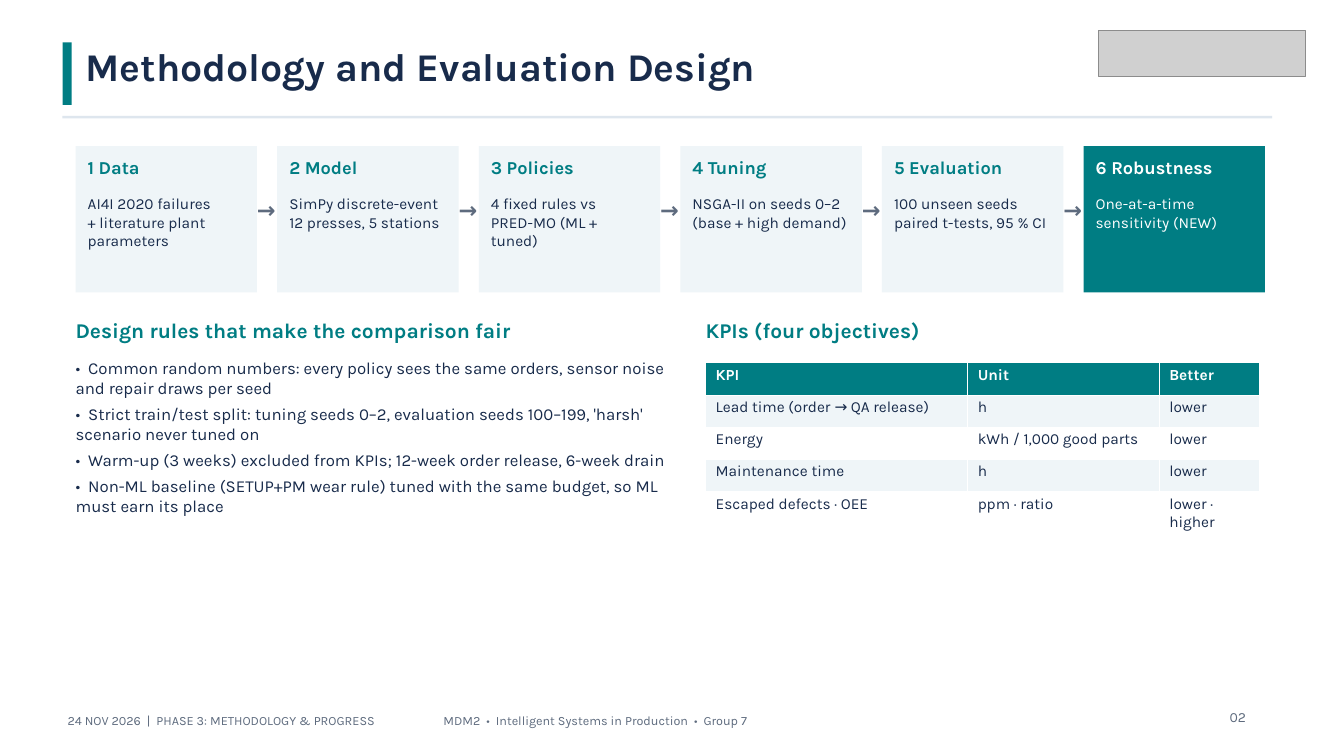
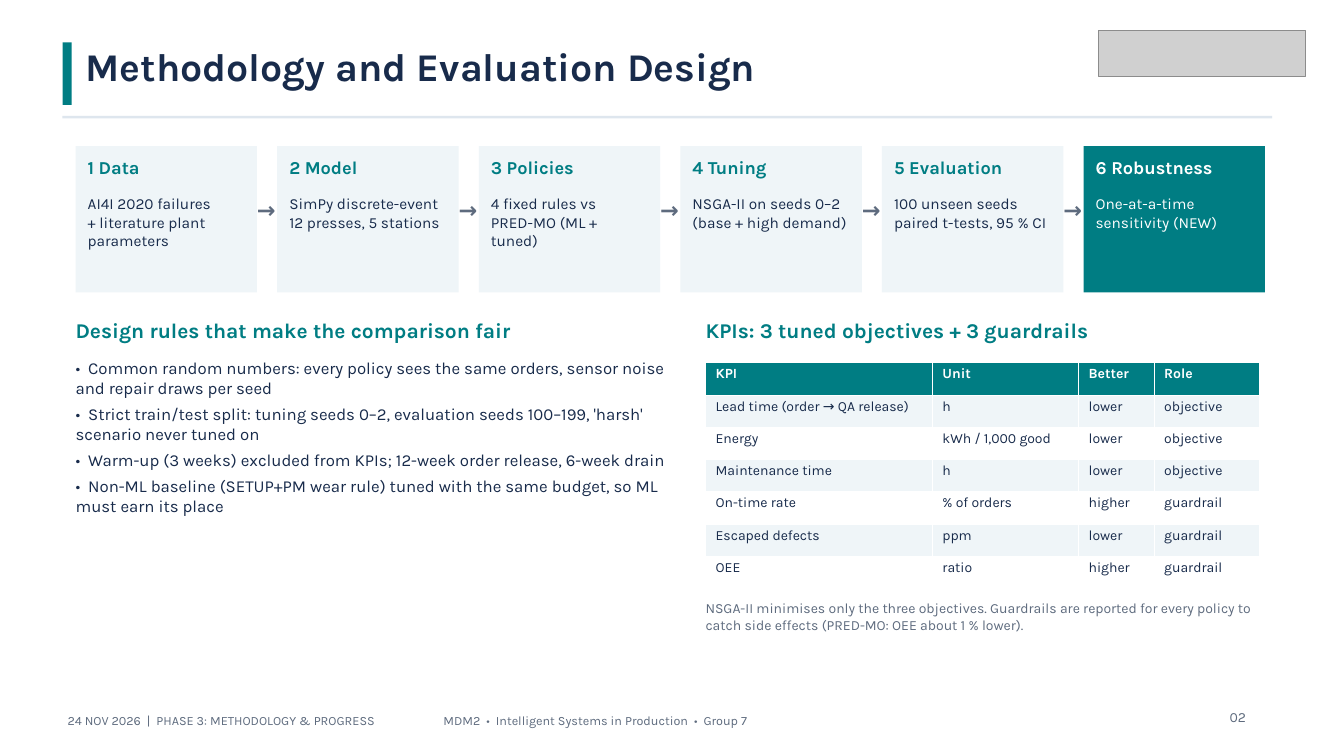
Before and after one commit to MaheshBhushan/Case-Study-Intelligent-Systems, a slide deck: slide 2 of Progress_Presentation_Phase3_Gerresheimer_Pfreimd.pptx. Drawn at 1344x756 pixels with LibreOffice and Linux fonts; fonts in the diff are those of the drawing; grey boxes stand for pictures. Boxes give left, top, right and bottom in pixels: in the first picture for what was removed or moved away, otherwise in the second. Text is boxed around its words. In the diff, an @@ line names an element or a change of style, - is before the commit and + after.

```diff
--- a/Progress_Presentation_Phase3_Gerresheimer_Pfreimd.pptx
+++ b/Progress_Presentation_Phase3_Gerresheimer_Pfreimd.pptx
@@ text at [706,323,1088,344]: text changed @@
-KPIs (four objectives)
+KPIs: 3 tuned objectives + 3 guardrails
@@ table at [706,363,1260,589] @@
-KPI | Unit | Better
-Lead time (order → QA release) | h | lower
-Energy | kWh / 1,000 good parts | lower
-Maintenance time | h | lower
-Escaped defects · OEE | ppm · ratio | lower · higher
+KPI | Unit | Better | Role
+Lead time (order → QA release) | h | lower | objective
+Energy | kWh / 1,000 good | lower | objective
+Maintenance time | h | lower | objective
+On-time rate | % of orders | higher | guardrail
+Escaped defects | ppm | lower | guardrail
+OEE | ratio | higher | guardrail
@@ text added at [706,603,1251,632], 10 pt, text #5E6B7E @@
+NSGA-II minimises only the three objectives. Guardrails are reported for every policy to catch side effects (PRED-MO: OEE about 1 % lower).
```
Also in this commit, not shown: 1 other file.
